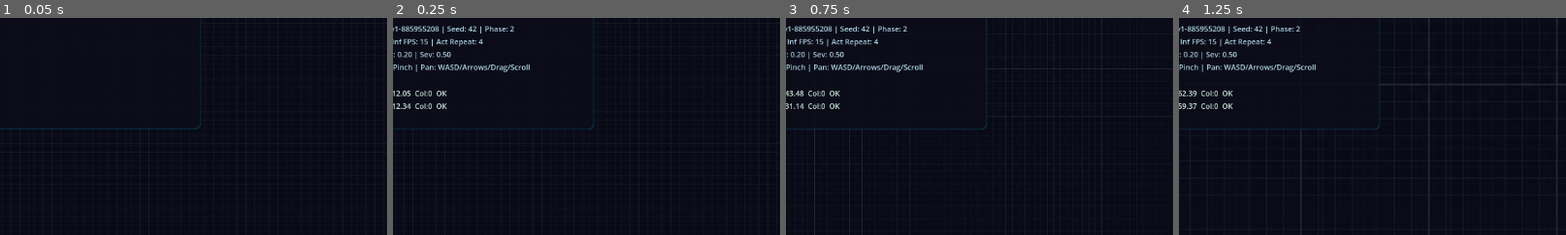
Above: before the commit, frames 1-4 (left to right).
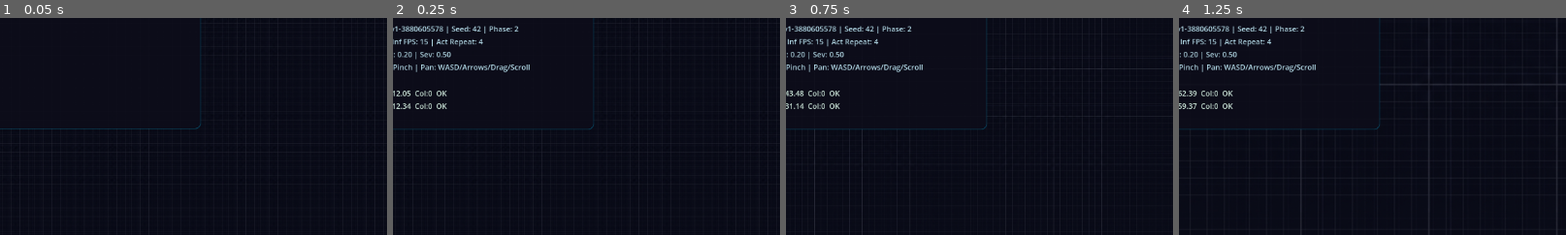
Above: after the commit, the same moments.

Repository: juanmanuelpriet/Jackpot-Jockeys
Game: Godot game, scene res://scenes/Race2D.tscn
Two runs of this game, one before a commit and one after it. Both use one fixed random seed, a clock stepped at 60 frames per second and the inputs below.
Inputs (mouse positions are % of the whole screen's width and height, from its top left):
- Up to frame 1 (0.05 s): no input
- Up to frame 2 (0.25 s): no input
- Up to frame 3 (0.75 s): tap Enter at 0.5 s; move the mouse to (72, 45) at 0.52 s; hold D from 0.53 s (still down); hold E from 0.53 s (still down); click (72, 45) at 0.67 s
- Up to frame 4 (1.25 s): keep holding D; keep holding E
The pictures show only the part of the screen within x 11-60%, y 5-55%; the shares and areas given below are measured in that part.

Frame 1 is identical in both runs. In frame 2, 0.4% of the frame differs, in the area x 2-33%, y 3-8%; in frame 3, 0.4%; in frame 4, 0.4%.

Commit message:
Phase 1+2: NeuralAgent with OBS_SCHEMA_V2 (59 dims), safety layer, drift/stabilize, agent_type selector

Diff:
--- /dev/null
+++ b/hipodromo/agents/NeuralAgent.gd
@@ -0,0 +1,437 @@
+extends Node
+class_name NeuralAgent
+
+# ============================================================================
+# OBS_SCHEMA_V2 — 59 dimensions, fixed order, fixed normalization
+# ============================================================================
+#
+# Block 1: Self State (6 dims)
+#   [0]  speed_norm           velocity.length() / max_speed              [0, 1]
+#   [1]  vel_forward_norm     forward_projection / max_speed            [-1, 1]
+#   [2]  vel_lateral_norm     lateral_projection / max_speed            [-1, 1]
+#   [3]  progress_s           normalized track progress                  [0, 1]
+#   [4]  angular_vel_norm     steer * turn_speed / max_turn_speed       [-1, 1]
+#   [5]  drift_angle_norm     angle(velocity, forward) / PI            [-1, 1]
+#
+# Block 2: Track Relation (4 dims)
+#   [6]  heading_error        angle_to(ideal_heading) / PI              [-1, 1]
+#   [7]  lateral_dist_norm    signed_lateral / (track_width / 2)        [-1, 1]
+#   [8]  off_track_flag       1.0 if off_track_dist > 0 else 0.0       {0, 1}
+#   [9]  curvature_ahead      curvature * 100, clamped                  [-1, 1]
+#
+# Block 3: Track Sensors (20 dims) — 5 lookahead points
+#   For each lookahead at [100, 200, 400, 700, 1000] px:
+#     [10+i*4]  curvature_at_point   clamped [-1, 1]
+#     [11+i*4]  dist_left_norm       distance to left edge / half_width  [0, 2]
+#     [12+i*4]  dist_right_norm      distance to right edge / half_width [0, 2]
+#     [13+i*4]  heading_delta        angle change to that point / PI    [-1, 1]
+#
+# Block 4: Rivals (18 dims) — up to 3 rivals, padded with zeros
+#   For each rival slot i (0..2):
+#     [30+i*6]  rel_dist_norm        distance / 2000.0, clamped [0, 1]
+#     [31+i*6]  rel_angle_norm       angle_to_rival / PI               [-1, 1]
+#     [32+i*6]  rel_speed_norm       (rival_speed - my_speed) / max_spd [-1, 1]
+#     [33+i*6]  gap_front_norm       signed front gap / 500, clamped   [-1, 1]
+#     [34+i*6]  gap_lateral_norm     signed lateral gap / half_width   [-1, 1]
+#     [35+i*6]  same_side_flag       1.0 if same side of track         {0, 1}
+#
+# Block 5: World Events (7 dims) — from WorldEventManager
+#   [48]  wind_gust_flag                                                {0, 1}
+#   [49]  wind_x                                                       [-1, 1]
+#   [50]  wind_y                                                       [-1, 1]
+#   [51]  friction_mod                                                  [0, 1]
+#   [52]  ctrl_inverted                                                 {0, 1}
+#   [53]  stun_timer           seconds remaining                        [0, ~6]
+#   [54]  noise_level                                                   [0, 1]
+#
+# Block 6: World Params (4 dims)
+#   [55]  track_width_norm     track_width / 500.0                      [0, 2]
+#   [56]  friction_base_norm   base_friction                             [0, 2]
+#   [57]  phase_norm           curriculum_phase / 3.0                    [0, 1]
+#   [58]  speed_ratio          max_speed / 2000.0                       [0, 1]
+#
+# Total: 6 + 4 + 20 + 18 + 7 + 4 = 59
+# ============================================================================
+
+const OBS_SCHEMA_VERSION: String = "OBS_SCHEMA_V2"
+const OBS_SIZE: int = 59
+const MAX_RIVALS: int = 3
+const LOOKAHEAD_DISTANCES: Array[float] = [100.0, 200.0, 400.0, 700.0, 1000.0]
+
+# Defaults: zeros everywhere except friction_mod=1.0 (index 51)
+static func _build_defaults() -> Array[float]:
+	var d: Array[float] = []
+	d.resize(OBS_SIZE)
+	d.fill(0.0)
+	d[51] = 1.0  # friction_mod default
+	return d
+
+@export var vehicle_path: NodePath
+var vehicle: Vehicle
+
+# References injected by Race2D via setup()
+var track_generator: Node2D
+var world_event_manager: Node
+var rival_agents: Array = []
+
+var is_active: bool = false
+
+# State tracking for safety and reward support
+var stuck_timer: float = 0.0
+var prev_progress: float = 0.0
+var off_track_time: float = 0.0
+var prev_steer_action: float = 0.0
+
+# --- Neural weights (flat array, loaded from JSON or injected by trainer) ---
+var weights: Array[float] = []
+var _use_dummy_policy: bool = true  # true until real weights are loaded
+
+func _ready():
+	if has_node(vehicle_path):
+		var node = get_node(vehicle_path)
+		if node is Vehicle:
+			vehicle = node
+
+func setup(p_track, p_wem, p_rivals):
+	track_generator = p_track
+	world_event_manager = p_wem
+
+	rival_agents.clear()
+	for r in p_rivals:
+		if r != vehicle:
+			rival_agents.append(r)
+
+	is_active = true
+
+# ============================================================================
+# OBSERVATION — OBS_SCHEMA_V2, structured dict and flat vector
+# ============================================================================
+
+func get_observation_dict() -> Dictionary:
+	if not is_instance_valid(vehicle) or not is_instance_valid(track_generator):
+		return {}
+
+	var global_pos = vehicle.global_position
+	var s = track_generator.get_progress_scalar(global_pos)
+	var off_track_dist = track_generator.get_off_track_distance(global_pos)
+	var lateral_dist = track_generator.get_lateral_distance(global_pos)
+
+	var ideal_heading = track_generator.get_ideal_heading(global_pos)
+	var forward = Vector2.RIGHT.rotated(vehicle.rotation)
+	var right = Vector2.DOWN.rotated(vehicle.rotation)
+	var heading_error = forward.angle_to(ideal_heading)
+
+	var vel_forward = vehicle.velocity.dot(forward)
+	var vel_lateral = vehicle.velocity.dot(right)
+
+	var half_width = track_generator.track_width / 2.0
+	var max_spd = max(1.0, vehicle.max_speed)
+
+	# Drift angle: angle between velocity direction and forward
+	var drift_angle = 0.0
+	if vehicle.velocity.length() > 10.0:
+		drift_angle = forward.angle_to(vehicle.velocity.normalized())
+
+	var obs = {
+		"self_state": {
+			"speed": vehicle.velocity.length() / max_spd,
+			"vel_forward": vel_forward / max_spd,
+			"vel_lateral": vel_lateral / max_spd,
+			"progress": s,
+			"angular_vel": clamp(vehicle.steer * vehicle.turn_speed / 5.0, -1.0, 1.0),
+			"drift_angle": clamp(drift_angle / PI, -1.0, 1.0),
+		},
+		"track_relation": {
+			"heading_error": heading_error / PI,
+			"lateral_distance": clamp(lateral_dist / half_width, -1.0, 1.0),
+			"off_track_flag": 1.0 if off_track_dist > 0.0 else 0.0,
+			"curvature_ahead": clamp(track_generator.get_local_curvature(s) * 100.0, -1.0, 1.0),
+		},
+		"track_sensors": _build_track_sensors(global_pos, forward, s, half_width),
+		"rivals": _build_rival_observations(global_pos, forward, right, max_spd, half_width),
+		"world_events": [],
+		"world_params": _build_world_params(),
+	}
+
+	if is_instance_valid(world_event_manager):
+		obs["world_events"] = world_event_manager.get_events_vector_for_agent(vehicle)
+
+	return obs
+
+func _build_track_sensors(global_pos: Vector2, forward: Vector2, s_current: float, half_width: float) -> Array:
+	var sensors: Array = []
+	var total_length = track_generator.get_track_length()
+	if total_length <= 0.0:
+		sensors.resize(20)
+		sensors.fill(0.0)
+		return sensors
+
+	var current_offset = s_current * total_length
+
+	for dist in LOOKAHEAD_DISTANCES:
+		var target_offset = fmod(current_offset + dist, total_length)
+		var target_s = target_offset / total_length
+
+		# Curvature at lookahead point
+		var curv = track_generator.get_local_curvature(target_s)
+		sensors.append(clamp(curv * 100.0, -1.0, 1.0))
+
+		# Distance to edges at lookahead point
+		var lookahead_pos = track_generator.path.curve.sample_baked(target_offset)
+		var lat_at_point = track_generator.get_lateral_distance(track_generator.path.to_global(lookahead_pos))
+		sensors.append(clamp((half_width - lat_at_point) / half_width, 0.0, 2.0))  # left
+		sensors.append(clamp((half_width + lat_at_point) / half_width, 0.0, 2.0))  # right
+
+		# Heading delta to that point
+		var tangent_at_point = track_generator.get_ideal_heading(track_generator.path.to_global(lookahead_pos))
+		var heading_delta = forward.angle_to(tangent_at_point)
+		sensors.append(clamp(heading_delta / PI, -1.0, 1.0))
+
+	return sensors
+
+func _build_rival_observations(global_pos: Vector2, forward: Vector2, right: Vector2, max_spd: float, half_width: float) -> Array:
+	var rivals_data: Array = []
+
+	# Sort rivals by distance (closest first)
+	var rival_dists: Array = []
+	for r in rival_agents:
+		if is_instance_valid(r):
+			rival_dists.append({"vehicle": r, "dist": global_pos.distance_to(r.global_position)})
+	rival_dists.sort_custom(func(a, b): return a["dist"] < b["dist"])
+
+	for i in range(MAX_RIVALS):
+		if i < rival_dists.size():
+			var r: Vehicle = rival_dists[i]["vehicle"]
+			var rel_pos = r.global_position - global_pos
+			var dist = rel_pos.length()
+
+			rivals_data.append(clamp(dist / 2000.0, 0.0, 1.0))              # rel_dist
+			rivals_data.append(clamp(forward.angle_to(rel_pos.normalized()) / PI, -1.0, 1.0))  # rel_angle
+			rivals_data.append(clamp((r.velocity.length() - vehicle.velocity.length()) / max_spd, -1.0, 1.0))  # rel_speed
+
+			# Front gap (positive = rival is ahead)
+			var front_gap = rel_pos.dot(forward)
+			rivals_data.append(clamp(front_gap / 500.0, -1.0, 1.0))
+
+			# Lateral gap
+			var lat_gap = rel_pos.dot(right)
+			rivals_data.append(clamp(lat_gap / half_width, -1.0, 1.0))
+
+			# Same side of track
+			var my_lat = track_generator.get_lateral_distance(global_pos)
+			var rival_lat = track_generator.get_lateral_distance(r.global_position)
+			rivals_data.append(1.0 if (my_lat * rival_lat > 0) else 0.0)
+		else:
+			# Pad with zeros for missing rivals
+			rivals_data.append_array([0.0, 0.0, 0.0, 0.0, 0.0, 0.0])
+
+	return rivals_data
+
+func _build_world_params() -> Array[float]:
+	var params: Array[float] = [0.5, 1.0, 0.33, 0.7]  # defaults
+
+	if is_instance_valid(track_generator):
+		params[0] = track_generator.track_width / 500.0
+	if is_instance_valid(vehicle):
+		params[3] = vehicle.max_speed / 2000.0
+
+	# These would come from EnvironmentConfig if injected
+	# params[1] = config.base_friction
+	# params[2] = config.curriculum_phase / 3.0
+
+	return params
+
+func get_observation_vector() -> Array[float]:
+	var dict = get_observation_dict()
+	if dict.is_empty():
+		return _build_defaults()
+
+	var vec: Array[float] = []
+
+	# Block 1: Self State (6)
+	vec.append(dict["self_state"]["speed"])
+	vec.append(dict["self_state"]["vel_forward"])
+	vec.append(dict["self_state"]["vel_lateral"])
+	vec.append(dict["self_state"]["progress"])
+	vec.append(dict["self_state"]["angular_vel"])
+	vec.append(dict["self_state"]["drift_angle"])
+
+	# Block 2: Track Relation (4)
+	vec.append(dict["track_relation"]["heading_error"])
+	vec.append(dict["track_relation"]["lateral_distance"])
+	vec.append(dict["track_relation"]["off_track_flag"])
+	vec.append(dict["track_relation"]["curvature_ahead"])
+
+	# Block 3: Track Sensors (20)
+	var sensors: Array = dict["track_sensors"]
+	for s_val in sensors:
+		vec.append(float(s_val))
+	# Pad if needed
+	while vec.size() < 30:
+		vec.append(0.0)
+
+	# Block 4: Rivals (18)
+	var rivals: Array = dict["rivals"]
+	for r_val in rivals:
+		vec.append(float(r_val))
+	# Pad if needed
+	while vec.size() < 48:
+		vec.append(0.0)
+
+	# Block 5: World Events (7)
+	var events: Array = dict["world_events"]
+	if events.size() == 7:
+		for e in events: vec.append(float(e))
+	else:
+		vec.append_array([0.0, 0.0, 0.0, 1.0, 0.0, 0.0, 0.0])
+
+	# Block 6: World Params (4)
+	var params: Array[float] = dict["world_params"]
+	for p in params:
+		vec.append(p)
+
+	assert(vec.size() == OBS_SIZE, "OBS_SCHEMA_V2 violation: expected %d dims, got %d" % [OBS_SIZE, vec.size()])
+	return vec
+
+# ============================================================================
+# POLICY — Dummy local (random/zero) until real weights are loaded
+# ============================================================================
+
+func compute_action(delta: float) -> Dictionary:
+	if not is_instance_valid(vehicle) or not is_active:
+		return {"throttle": 0.0, "brake": 1.0, "steer": 0.0, "drift": 0.0, "stabilize": 0.0}
+
+	# --- Safety state tracking (same as BaselineAgent for compatibility) ---
+	var pos = vehicle.global_position
+	var off_track = track_generator.get_off_track_distance(pos)
+
+	if vehicle.velocity.length() < 50.0 and vehicle.throttle > 0.1:
+		stuck_timer += delta
+	else:
+		stuck_timer = 0.0
+
+	if off_track > 0.0:
+		off_track_time += delta
+	else:
+		off_track_time = 0.0
+
+	# --- Get observation ---
+	var obs = get_observation_vector()
+
+	# --- Forward pass ---
+	var raw_action: Dictionary
+	if _use_dummy_policy:
+		raw_action = _dummy_policy(obs)
+	else:
+		raw_action = _neural_forward(obs)
+
+	# --- Safety layer (Phase 2 will expand this) ---
+	var safe_action = _apply_safety_layer(raw_action, obs)
+
+	prev_steer_action = safe_action["steer"]
+	return safe_action
+
+func _dummy_policy(_obs: Array[float]) -> Dictionary:
+	# Minimal driving: go forward with gentle corrections
+	# This is intentionally trivial — just proves the pipeline works
+	return {
+		"throttle": 0.5,
+		"brake": 0.0,
+		"steer": 0.0,
+		"drift": 0.0,
+		"stabilize": 0.0,
+	}
+
+func _neural_forward(obs: Array[float]) -> Dictionary:
+	# TODO Phase 3: Real TF forward pass or GDScript matrix multiply
+	# For now, fallback to dummy
+	return _dummy_policy(obs)
+
+func _apply_safety_layer(action: Dictionary, obs: Array[float]) -> Dictionary:
+	var safe = action.duplicate()
+
+	# Clamp all outputs to valid ranges first
+	safe["throttle"] = clamp(safe["throttle"], 0.0, 1.0)
+	safe["brake"] = clamp(safe["brake"], 0.0, 1.0)
+	safe["steer"] = clamp(safe["steer"], -1.0, 1.0)
+	safe["drift"] = clamp(safe["drift"], 0.0, 1.0)
+	safe["stabilize"] = clamp(safe["stabilize"], 0.0, 1.0)
+
+	# --- Rule 1: Frontal collision avoidance ---
+	# obs[33] = gap_front_norm for closest rival (slot 0), clamped [-1, 1]
+	# Positive = rival ahead. If very close ahead, brake hard.
+	var front_gap_closest = obs[33] if obs.size() > 33 else 0.0
+	var rival_dist_closest = obs[30] if obs.size() > 30 else 1.0  # 0=touching, 1=far
+	if front_gap_closest > 0.0 and rival_dist_closest < 0.08:
+		safe["brake"] = max(safe["brake"], 0.7)
+		safe["throttle"] *= 0.3
+
+	# --- Rule 2: Off-track recovery ---
+	# obs[8] = off_track_flag, obs[7] = lateral_distance_norm
+	var off_track_flag = obs[8] if obs.size() > 8 else 0.0
+	var lateral_norm = obs[7] if obs.size() > 7 else 0.0
+	if off_track_flag > 0.5:
+		# Steer toward center: if lateral > 0 (right side), steer left (negative)
+		var correction = -sign(lateral_norm) * 0.6
+		safe["steer"] = clamp(safe["steer"] + correction, -1.0, 1.0)
+		safe["throttle"] = min(safe["throttle"], 0.4)
+		safe["brake"] = max(safe["brake"], 0.3)
+		safe["stabilize"] = max(safe["stabilize"], 0.5)  # increase grip during recovery
+
+	# --- Rule 3: Stuck recovery ---
+	# If stuck for over 1.5 seconds, reverse steer and brake
+	if stuck_timer > 1.5:
+		safe["throttle"] = 0.0
+		safe["brake"] = 1.0
+		# Try reversing steer direction to unstick
+		if abs(prev_steer_action) > 0.01:
+			safe["steer"] = -sign(prev_steer_action)
+		else:
+			safe["steer"] = 1.0
+
+	# --- Rule 4: Over-speed governor ---
+	# obs[0] = speed_norm (0 to 1, where 1 = max_speed)
+	var speed_norm = obs[0] if obs.size() > 0 else 0.0
+	if speed_norm > 0.95:
+		safe["throttle"] = min(safe["throttle"], 0.5)
+
+	return safe
+
+# ============================================================================
+# WEIGHT MANAGEMENT — for neuroevolution
+# ============================================================================
+
+func load_weights_from_json(path: String) -> bool:
+	var file = FileAccess.open(path, FileAccess.READ)
+	if not file:
+		push_warning("[NeuralAgent] Cannot open weights file: %s" % path)
+		return false
+
+	var json = JSON.new()
+	var result = json.parse(file.get_as_text())
+	file.close()
+
+	if result != OK:
+		push_warning("[NeuralAgent] Cannot parse weights JSON: %s" % path)
+		return false
+
+	var data = json.data
+	if data is Array:
+		weights.clear()
+		for w in data:
+			weights.append(float(w))
+		_use_dummy_policy = false
+		print("[NeuralAgent] Loaded %d weights from %s" % [weights.size(), path])
+		return true
+
+	return false
+
+func set_weights_flat(w: Array[float]):
+	weights = w.duplicate()
+	_use_dummy_policy = false
+
+func get_weights_flat() -> Array[float]:
+	return weights.duplicate()
+
+# NOTE: This agent does NOT have its own _physics_process.
+# Race2D.step_environment() calls compute_action() and injects via vehicle.apply_inputs().
--- /dev/null
+++ b/hipodromo/agents/NeuralAgent.tscn
@@ -0,0 +1,6 @@
+[gd_scene format=3 uid="uid://dna1neu2ral3"]
+
+[ext_resource type="Script" path="res://agents/NeuralAgent.gd" id="1_neural"]
+
+[node name="NeuralAgent" type="Node"]
+script = ExtResource("1_neural")
--- a/hipodromo/agents/Vehicle.gd
+++ b/hipodromo/agents/Vehicle.gd
@@ -146,7 +146,7 @@
 # PUBLIC API — called by Controllers / AI Brains
 # ============================================================================
 
-func apply_inputs(in_throttle: float, in_brake: float, in_steer: float):
+func apply_inputs(in_throttle: float, in_brake: float, in_steer: float, in_drift: float = 0.0, in_stabilize: float = 0.0):
 	if stun_timer > 0.0:
 		self.throttle = 0.0
 		self.brake_input = 0.0
@@ -160,6 +160,13 @@
 	self.throttle = clamp(in_throttle, 0.0, 1.0)
 	self.brake_input = clamp(in_brake, 0.0, 1.0)
 	self.steer = clamp(final_steer, -1.0, 1.0)
+
+	# Drift/Stabilize modulation (only applies when non-zero)
+	# drift reduces lateral grip, stabilize increases it
+	if in_drift > 0.01 or in_stabilize > 0.01:
+		var drift_factor = 1.0 - (clamp(in_drift, 0.0, 1.0) * 0.6)   # up to 40% less grip
+		var stab_factor = 1.0 + (clamp(in_stabilize, 0.0, 1.0) * 0.3) # up to 30% more grip
+		drift_impairment = clamp(drift_impairment * drift_factor * stab_factor, 0.3, 1.5)
 
 func set_color(c: Color):
 	# Color the agent ring (identification halo)
--- a/hipodromo/config/EnvironmentConfig.gd
+++ b/hipodromo/config/EnvironmentConfig.gd
@@ -22,6 +22,10 @@
 
 # --- Agents ---
 @export var num_agents: int = 1
+@export var agent_type: String = "baseline"  ## "baseline" | "neural"
+@export var neural_weights_path: String = "" ## Path to weights JSON (empty = dummy policy)
+@export var bridge_port: int = 9090
+@export var headless_training: bool = false
 
 # --- World Events ---
 @export var enable_events: bool = false
@@ -58,9 +62,10 @@
 	_compute_hash()
 
 func _compute_hash():
-	var raw = "%d_%d_%d_%d_%d_%.2f_%.2f_%.1f" % [
+	var raw = "%d_%d_%d_%d_%d_%.2f_%.2f_%.1f_%s" % [
 		base_seed, curriculum_phase, num_agents,
 		physics_fps, inference_fps,
-		hazard_frequency, max_hazard_severity, track_width
+		hazard_frequency, max_hazard_severity, track_width,
+		agent_type
 	]
 	config_hash = "AG-RACE-v1-%d" % hash(raw)
--- a/hipodromo/scenes/Race2D.gd
+++ b/hipodromo/scenes/Race2D.gd
@@ -149,12 +149,19 @@
 func _spawn_agents_sync():
 	var start_transform = track_generator.get_start_transform()
 	var vehicle_scene = preload("res://agents/Vehicle.tscn")
-	var brain_scene = preload("res://agents/BaselineAgent.tscn")
+	var baseline_brain_scene = preload("res://agents/BaselineAgent.tscn")
+	var neural_brain_scene = preload("res://agents/NeuralAgent.tscn")
 	var colors = [Color.RED, Color.GREEN, Color.BLUE, Color.YELLOW]
 
 	for i in range(env_config.num_agents):
 		var v = vehicle_scene.instantiate() as Node2D
-		var brain = brain_scene.instantiate()
+		var brain: Node
+
+		# Select brain type from config
+		if env_config.agent_type == "neural":
+			brain = neural_brain_scene.instantiate()
+		else:
+			brain = baseline_brain_scene.instantiate()
 
 		# Stable lateral offset anchored to base_seed
 		var y_offset = (i - (env_config.num_agents - 1) / 2.0) * 50.0
@@ -174,6 +181,10 @@
 	for b in brains:
 		b.vehicle = b.get_parent()
 		b.setup(track_generator, world_event_manager, vehicles)
+		# If neural agent, optionally load weights
+		if env_config.agent_type == "neural" and b is NeuralAgent:
+			if env_config.neural_weights_path != "":
+				b.load_weights_from_json(env_config.neural_weights_path)
 
 	world_event_manager.initialize(env_config, vehicles)
 	is_running = true
@@ -242,10 +253,14 @@
 	var inference_dt = 1.0 / float(env_config.inference_fps)
 
 	if time_since_last_inference >= inference_dt:
-		# Compute new actions from baseline policy
+		# Compute new actions from agent policy
 		var actions: Array[Dictionary] = []
 		for i in range(env_config.num_agents):
-			actions.append(brains[i].compute_baseline_action(time_since_last_inference))
+			var b = brains[i]
+			if b is NeuralAgent:
+				actions.append(b.compute_action(time_since_last_inference))
+			else:
+				actions.append(b.compute_baseline_action(time_since_last_inference))
 
 		# Store for action hold
 		last_actions = []
@@ -267,7 +282,11 @@
 			if i < last_actions.size():
 				var v = vehicles[i]
 				var act = last_actions[i]
-				v.apply_inputs(act["throttle"], act["brake"], act["steer"])
+				v.apply_inputs(
+					act.get("throttle", 0.0),
+					act.get("brake", 0.0),
+					act.get("steer", 0.0)
+				)
 
 # ============================================================================
 # GYMNASIUM-LIKE STEP
@@ -286,7 +305,13 @@
 	for i in range(vehicles.size()):
 		var v = vehicles[i]
 		var act = actions[i]
-		v.apply_inputs(act["throttle"], act["brake"], act["steer"])
+		v.apply_inputs(
+			act.get("throttle", 0.0),
+			act.get("brake", 0.0),
+			act.get("steer", 0.0),
+			act.get("drift", 0.0),
+			act.get("stabilize", 0.0)
+		)
 
 	# 3. Extract rewards, observations, and info
 	for i in range(vehicles.size()):
Not shown, added: hipodromo/agents/NeuralAgent.gd.uid
